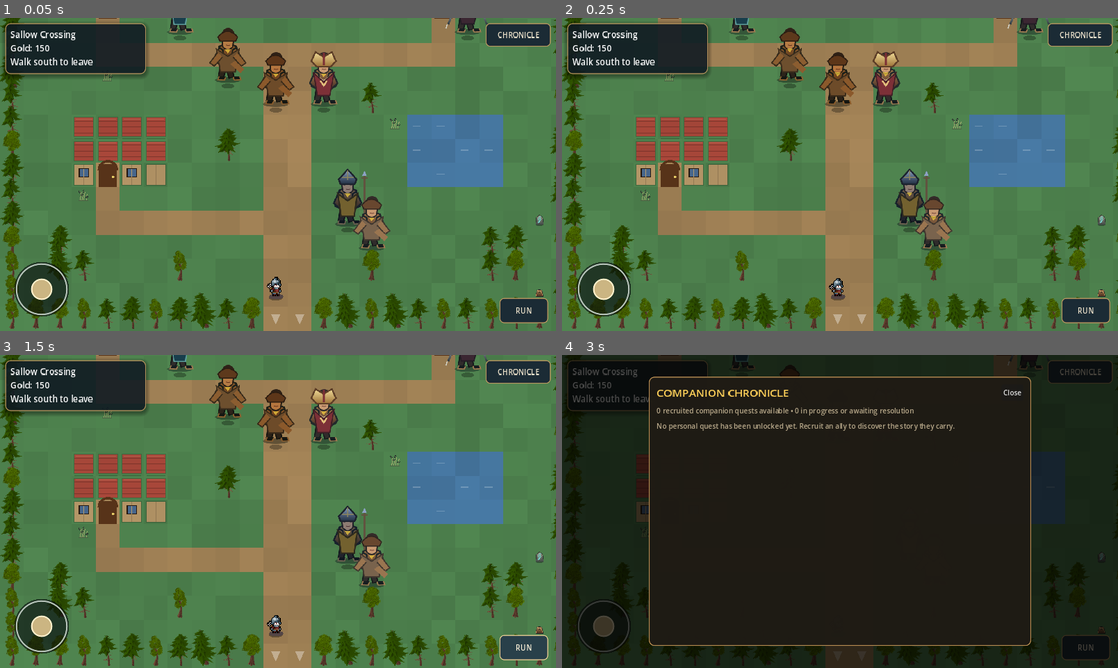
Above: before the commit, frames 1-4 (two rows, left to right).
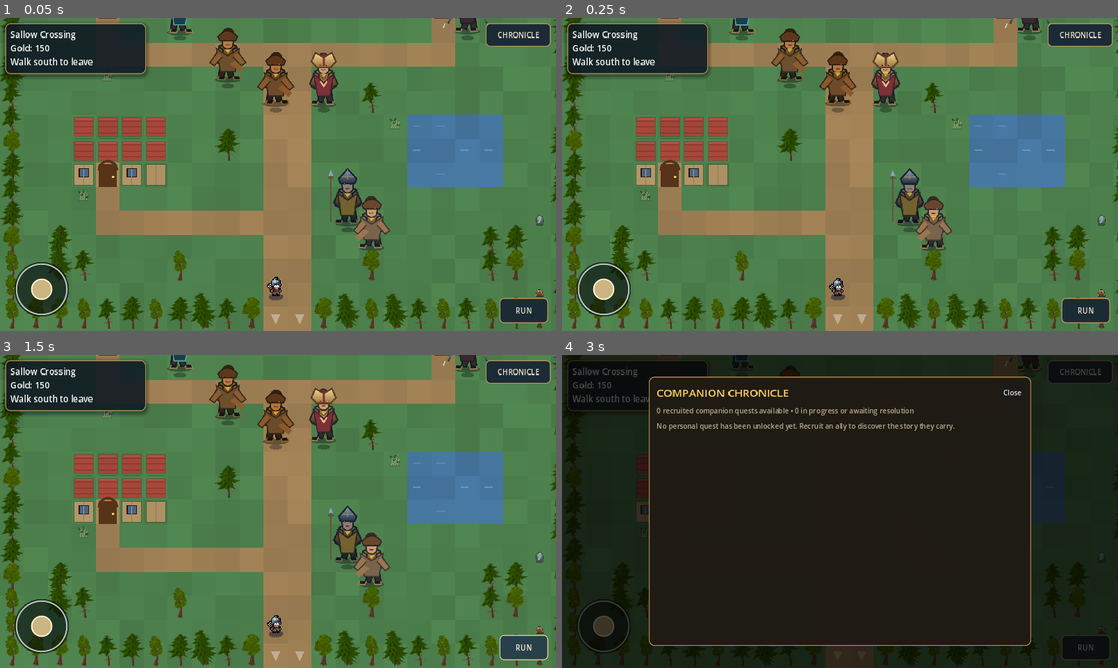
Above: after the commit, the same moments.

Repository: ninjun42215-gif/KindleWake
Game: Godot game, scene res://Location.tscn
Two runs of this game, one before a commit and one after it. Both use one fixed random seed, a clock stepped at 60 frames per second and the inputs below. This scene is started directly instead of the project's main scene.
Inputs (mouse positions are in pixels of both pictures, inside the frame that each line leads up to):
- Up to frame 1 (0.05 s): no input
- Up to frame 2 (0.25 s): no input
- Up to frame 3 (1.5 s): click "RUN" at 0.5 s; click "RUN: ON" at 1.25 s
- Up to frame 4 (3 s): click "CHRONICLE" at 2 s; tap Enter at 2.75 s; drag from (606, 627) to (895, 442) at 2.77 s

The runs differ from the first frame. In frame 1, 1.0% of the frame differs, in the area x 30-88%, y 0-74%; in frame 2, 1.0%; in frame 3, 1.1%, in the area x 30-87%, y 0-75%; in frame 4, less than 0.1%.

Commit message:
Animate expressive NPCs and add talk bubbles

Diff:
--- a/Kindlewake/scripts/ui/location_scene.gd
+++ b/Kindlewake/scripts/ui/location_scene.gd
@@ -1172,9 +1172,22 @@
         var npc_sprite: String = str(s.get("sprite", ""))
         if npc_sprite == "":
             npc_sprite = Art.character_for_npc(str(s.get("name", "")), str(s.get("kind", "")))
-        if not Art.draw_character(self, npc_sprite, foot, 0.82, tint):
+        var npc_motion: String = "idle"
+        if near and panel_open:
+            npc_motion = "talk"
+        elif moving_vector.length() > 0.12:
+            npc_motion = "walk"
+        if not Art.draw_character_animated(self, npc_sprite, foot, t + float(hash(str(s.get("name", ""))) % 100) * 0.03, npc_motion, 0.82, tint, c.x > player_pos.x):
             if not Art.draw_unit(self, "soldier", "idle", t + c.x * 0.01, foot, 1.35, c.x > player_pos.x, tint):
                 draw_rect(Rect2(foot + Vector2(-8, -30), Vector2(16, 28)), tint)
+        if near and bool(s.get("npc", false)):
+            var bubble := Rect2(c + Vector2(-17, -79), Vector2(34, 22))
+            draw_rect(bubble, Color(0.96, 0.91, 0.78, 0.96))
+            draw_rect(bubble, Color(0.29, 0.25, 0.20), false, 1.5)
+            draw_colored_polygon(PackedVector2Array([c + Vector2(-4, -58), c + Vector2(2, -58), c + Vector2(-2, -52)]), Color(0.96, 0.91, 0.78))
+            for dot in range(3):
+                var alpha: float = 0.35 if posmod(int(t * 4.0), 3) != dot else 1.0
+                draw_circle(c + Vector2(-8 + dot * 8, -68), 2.0, Color(0.32, 0.29, 0.24, alpha))
     var bob: float = sin(t * 3.0) * 3.0
     var tip: Vector2 = c + Vector2(0, -52 + bob)
     var col := Color(1.0, 0.85, 0.25) if near else Color(1.0, 0.85, 0.25, 0.65)
